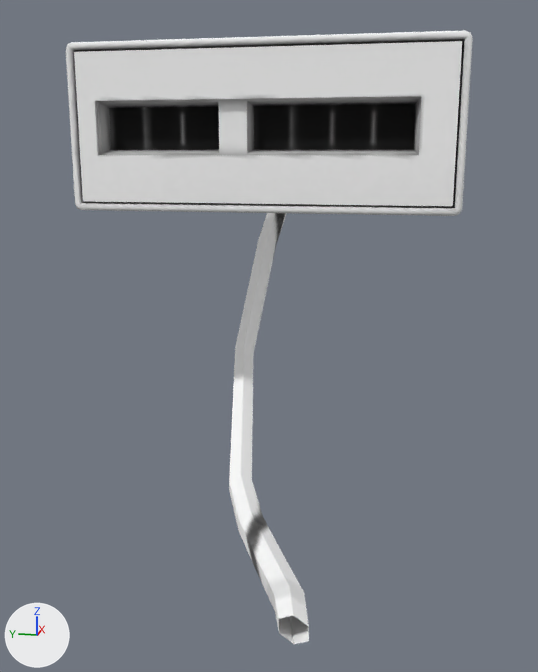
Two versions of the glTF model Assets/Counters/Clock.glb, one commit apart.
Camera for both pictures: a camera (50 mm lens) standing at (-2.068, -0.479, -0.061) and looking at (-0.19, -0.103, -0.531). Arrows for +X, +Y and +Z are at lower left; the lights stay in place.

The first picture shows 'Clock'.
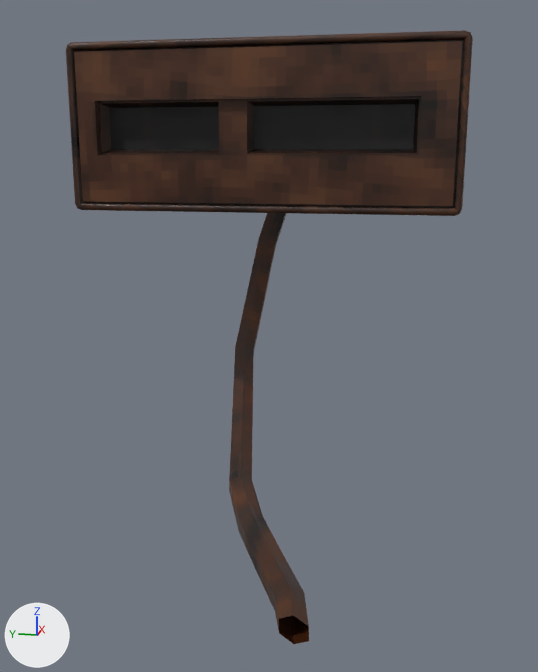
Pixel boxes (x1, y1, x2, y2) of what changed, in the pictures (538 x 672 px):
'Clock', surface changed (white to brown): (66, 30, 473, 644) in both

The change, as a diff of the scene's bpy script:
```diff
--- a/Assets/Counters/Clock.glb.py
+++ b/Assets/Counters/Clock.glb.py
@@ img_ucupaint_cube_roughness @@
+img_ucupaint_cube_roughness = load_image('Ucupaint Cube Roughness', '_unpacked/Ucupaint_Cube_Roughness', 128, 128, 'Non-Color')
@@ img_ucupaint_cube_color @@
+img_ucupaint_cube_color = load_image('Ucupaint Cube Color', '_unpacked/Ucupaint_Cube_Color', 128, 128, 'sRGB')
@@ mat_cube @@
 mat_cube = bpy.data.materials.new('Cube')
-# nodes: BsdfPrincipled, OutputMaterial, TexImage
-# uses the picture img_cube_ao
+# nodes: BsdfPrincipled, Math, OutputMaterial, SeparateColor, TexImage x2
+# uses the picture img_ucupaint_cube_color
+# uses the picture img_ucupaint_cube_roughness
```
